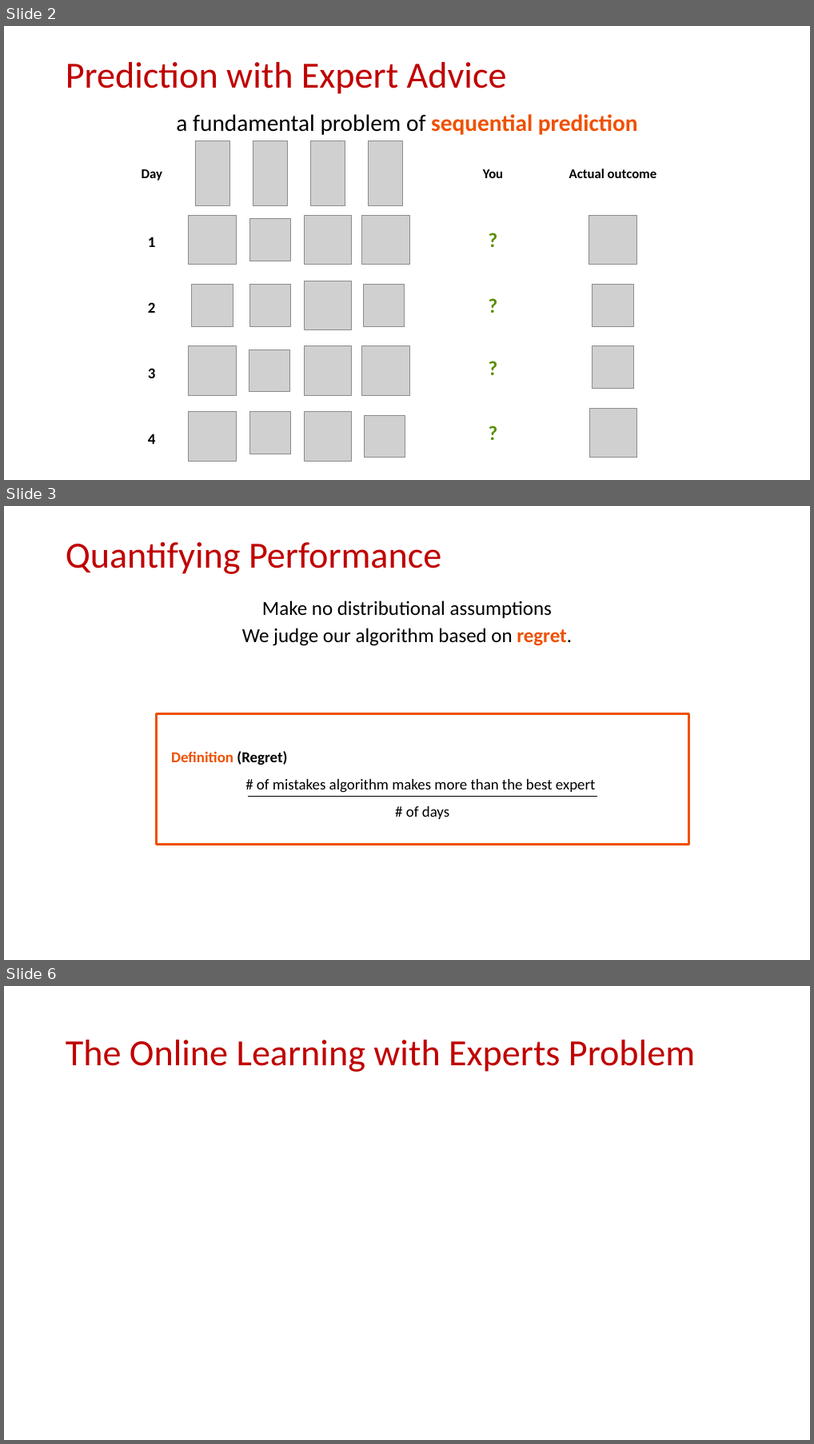
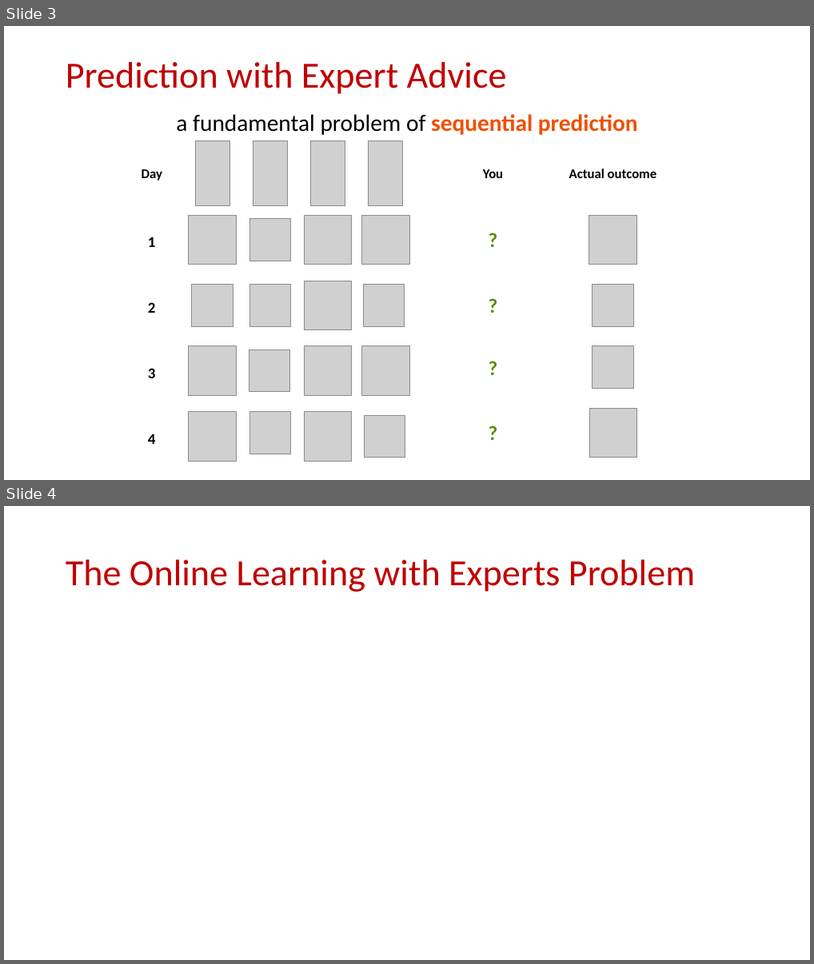
Before and after one commit to samsonzhou/samsonzhou.github.io, a slide deck: CSCE658-S24/L15.pptx. Shown one above the other, each under a label of ours: slides 2, 3 and 6 before the commit, slides 3 and 4 after it; the slides between them are not shown. The pictures are 814x1444 and 814x964 pixels, drawn with LibreOffice and Linux fonts; fonts in the diff are those of the drawing; grey boxes stand for pictures. Boxes give left, top, right and bottom in pixels: in the first picture for what was removed or moved away, otherwise in the second. Text is boxed around its words. In the diff, an @@ line names an element or a change of style, - is before the commit and + after.

```diff
--- a/CSCE658-S24/L15.pptx
+++ b/CSCE658-S24/L15.pptx
@@ slide 3 removed at box(4, 506, 810, 960), background #FFFFFF @@
@@ text removed at box(66, 542, 442, 574) @@
-Quantifying Performance
@@ text removed at box(242, 600, 572, 646) @@
-Make no distributional assumptions
-We judge our algorithm based on regret.
@@ rectangle removed at box(157, 713, 690, 844) @@
-Definition (Regret)
-# of mistakes algorithm makes more than the best expert
-# of days
@@ line removed from (248, 796) to (598, 796) @@
@@ what was slide 2 is now slide 3 @@
@@ what was slide 6 is now slide 4 @@
```
Also in this commit, not shown: 5 slides changed, 25 slides added, 3 other slides removed.
